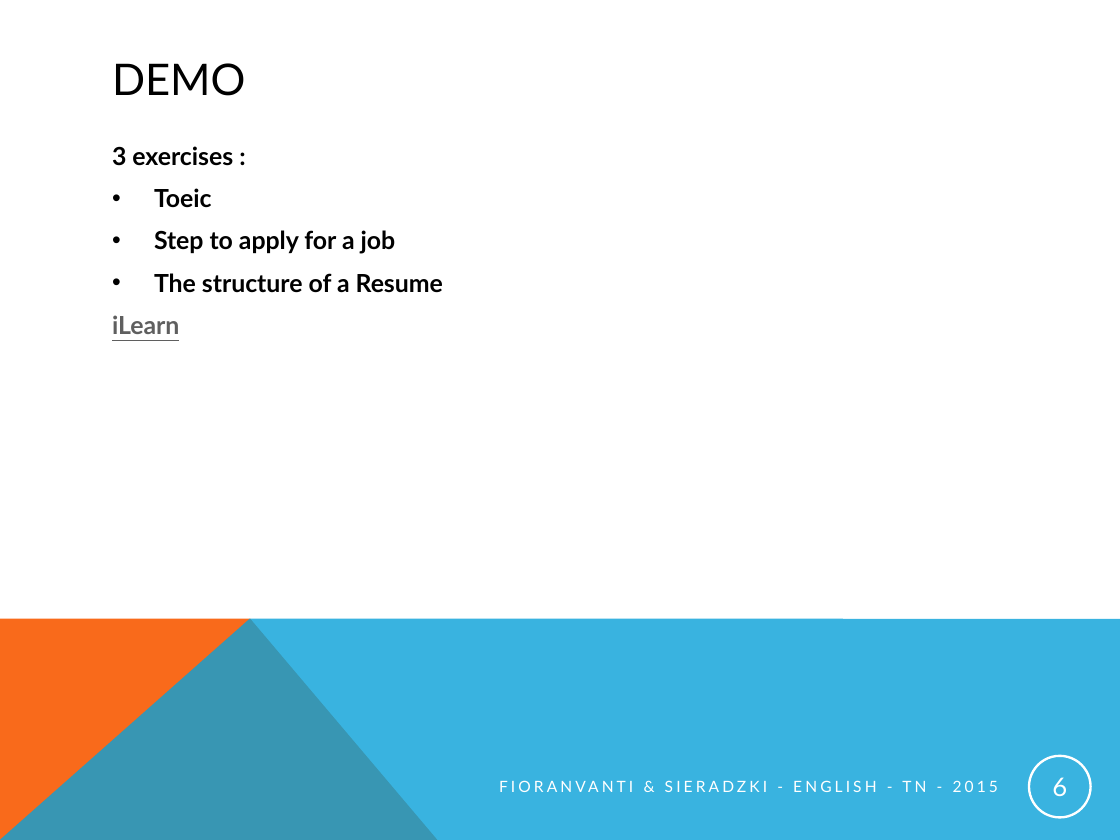
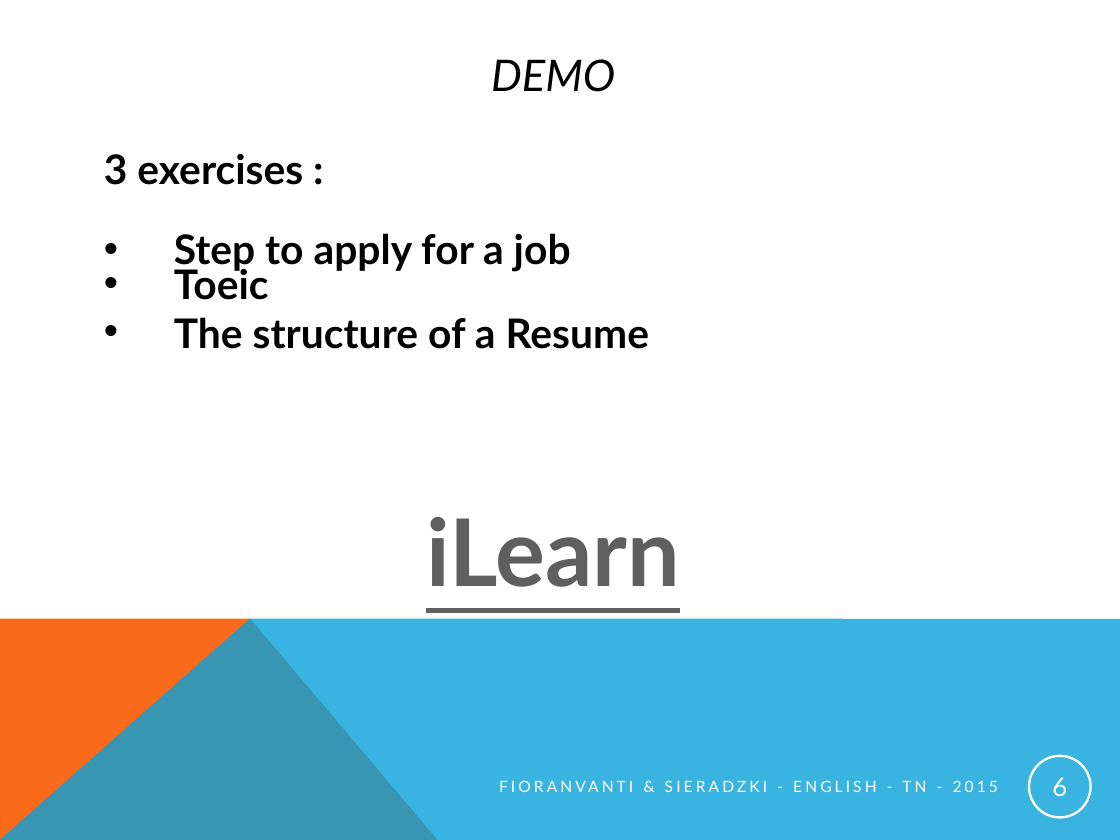
Before and after one commit to pINKmUNster/Projet_Anglais, a slide deck: slide 6 of English_presentation_project.pptx. Drawn at 1120x840 pixels with LibreOffice and Linux fonts; fonts in the diff are those of the drawing. Boxes give left, top, right and bottom in pixels: in the first picture for what was removed or moved away, otherwise in the second. Text is boxed around its words. In the diff, an @@ line names an element or a change of style, - is before the commit and + after.

```diff
--- a/English_presentation_project.pptx
+++ b/English_presentation_project.pptx
@@ title "DEMO": place and size @@
-title "DEMO" at [112, 63, 245, 96]
+title "DEMO" at [491, 59, 615, 92]
@@ title "DEMO" at [491, 59, 615, 92]: italic on; alignment left to centre @@
@@ text "3 exercises :": place and size @@
-text "3 exercises :" at [112, 146, 443, 334]
+text "3 exercises :" at [104, 153, 680, 587]
@@ text at [104, 153, 680, 587]: size 16 to 26.2 pt in "3 exercises :", "Toeic", "The structure of a Resume"; size 16 to 60 pt in "iLearn"; indent changed; line spacing 1 to 0.7; more space between paragraphs; alignment left to centre @@
@@ text at [154, 230, 396, 254]: paragraph removed @@
-• Step to apply for a job
@@ text at [174, 233, 571, 272]: paragraph added @@
+• Step to apply for a job
```
Also in this commit, not shown: 7 other slides changed.
